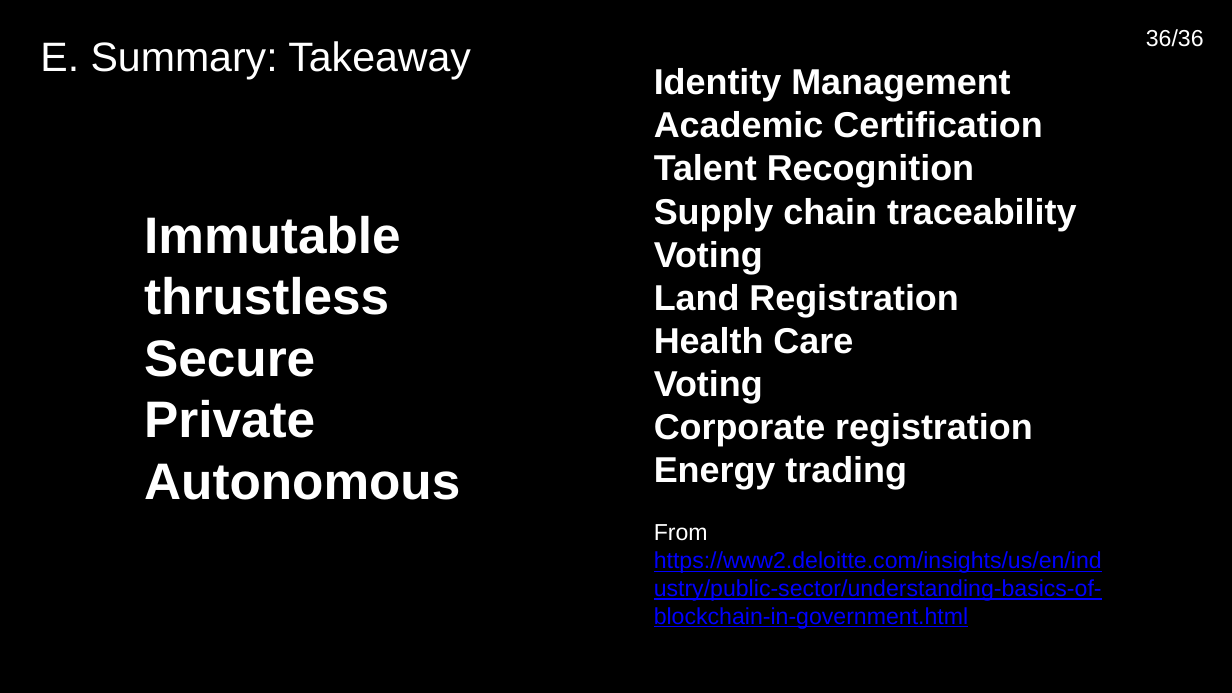
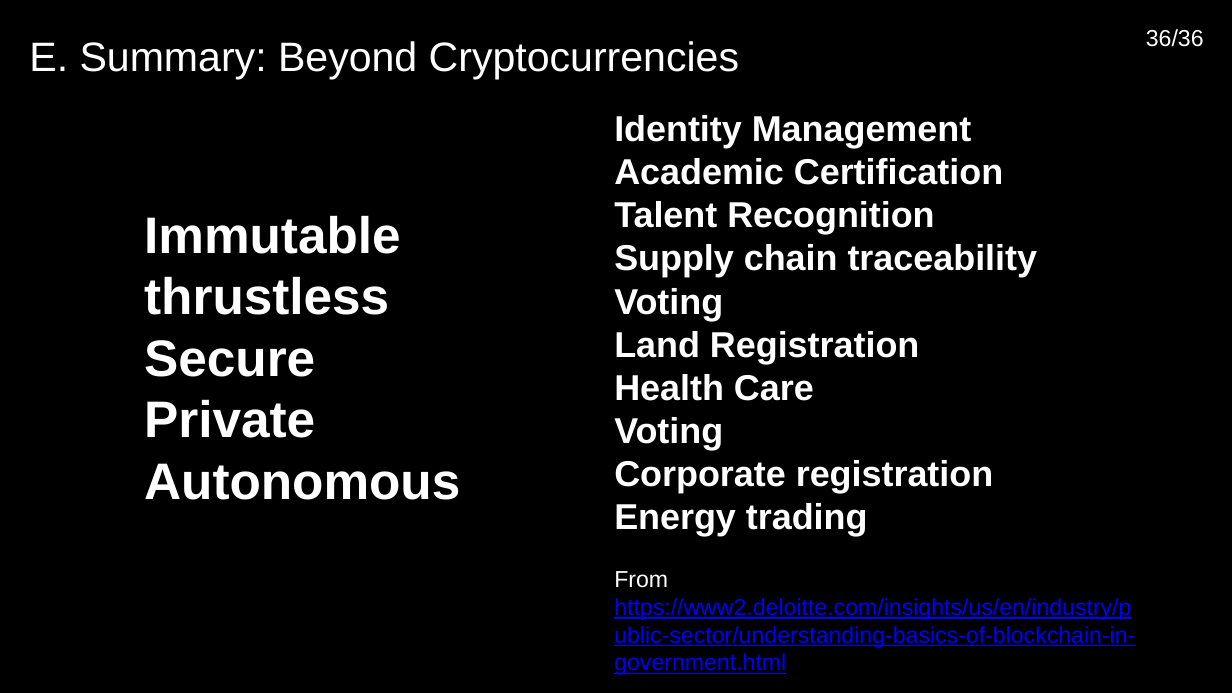
Before and after one commit to twolindens/PR, a slide deck: slide 36 of BlockchainAppIntro_201805.pptx. Drawn at 1232x693 pixels with LibreOffice and Linux fonts; fonts in the diff are those of the drawing. Boxes give left, top, right and bottom in pixels: in the first picture for what was removed or moved away, otherwise in the second. Text is boxed around its words. In the diff, an @@ line names an element or a change of style, - is before the commit and + after.

```diff
--- a/BlockchainAppIntro_201805.pptx
+++ b/BlockchainAppIntro_201805.pptx
@@ text at [29, 41, 739, 79]: text changed @@
-E. Summary: Takeaway
+E. Summary: Beyond Cryptocurrencies
@@ text "Identity Management" rewrapped from [654, 68, 1102, 629] to [614, 115, 1135, 675] @@
```
Also in this commit, not shown: 2 other slides changed, 1 other file.
